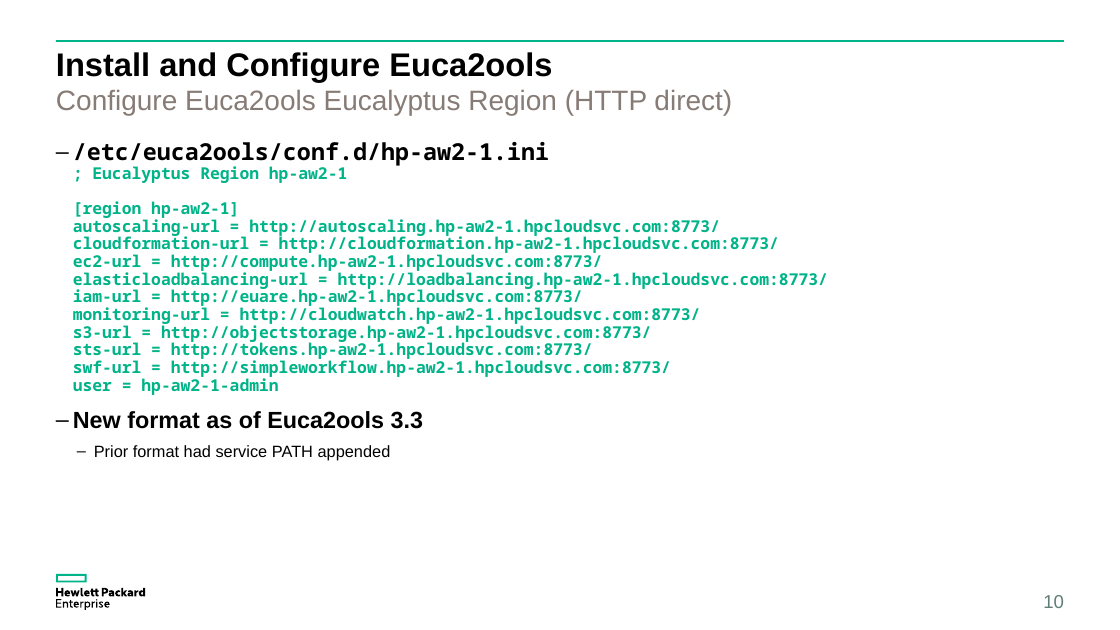
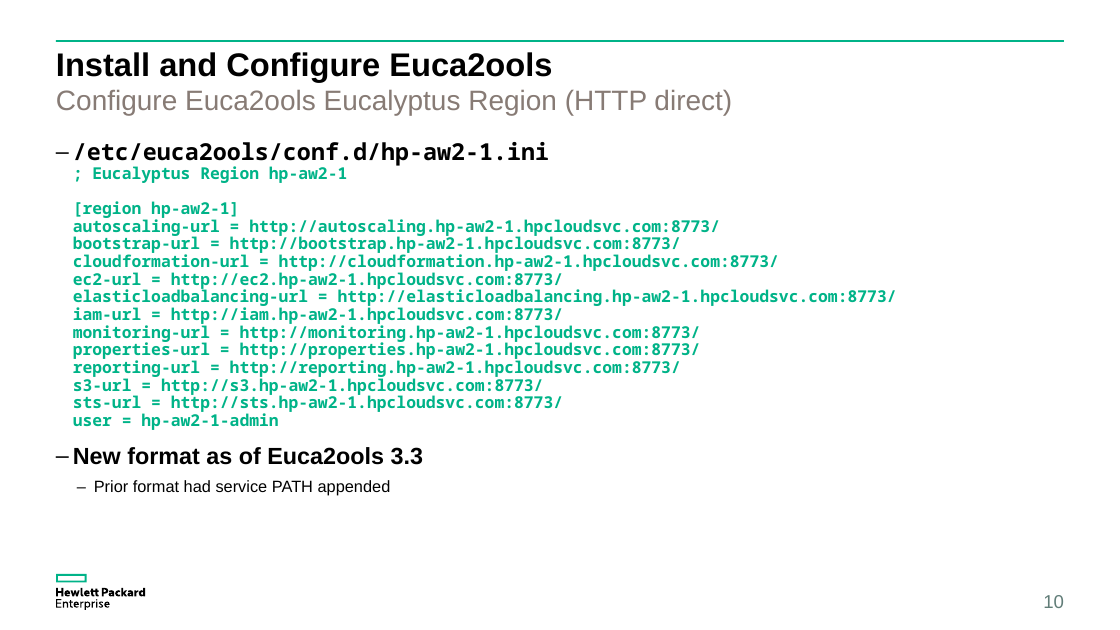
Before and after one commit to eucalyptus/euca-demo, a slide deck: slide 10 of demos/demo-90-configure-management-workstation/docs/demo-90-configure-management-workstation-long.pptx. Drawn at 1120x630 pixels with LibreOffice and Linux fonts; fonts in the diff are those of the drawing. Boxes give left, top, right and bottom in pixels: in the first picture for what was removed or moved away, otherwise in the second. Text is boxed around its words. In the diff, an @@ line names an element or a change of style, - is before the commit and + after.

```diff
--- a/demos/demo-90-configure-management-workstation/docs/demo-90-configure-management-workstation-long.pptx
+++ b/demos/demo-90-configure-management-workstation/docs/demo-90-configure-management-workstation-long.pptx
@@ text at <box>73,142,897,430</box>: text changed @@
-– /etc/euca2ools/conf.d/hp-aw2-1.ini
-  ; Eucalyptus Region hp-aw2-1
-  [region hp-aw2-1]
-  autoscaling-url = http://autoscaling.hp-aw2-1.hpcloudsvc.com:8773/
-  cloudformation-url = http://cloudformation.hp-aw2-1.hpcloudsvc.com:8773/
-  ec2-url = http://compute.hp-aw2-1.hpcloudsvc.com:8773/
-  elasticloadbalancing-url = http://loadbalancing.hp-aw2-1.hpcloudsvc.com:8773/
-  iam-url = http://euare.hp-aw2-1.hpcloudsvc.com:8773/
-  monitoring-url = http://cloudwatch.hp-aw2-1.hpcloudsvc.com:8773/
-  s3-url = http://objectstorage.hp-aw2-1.hpcloudsvc.com:8773/
-  sts-url = http://tokens.hp-aw2-1.hpcloudsvc.com:8773/
-  swf-url = http://simpleworkflow.hp-aw2-1.hpcloudsvc.com:8773/
-  user = hp-aw2-1-admin
+– /etc/euca2ools/conf.d/hp-aw2-1.ini
+  ; Eucalyptus Region hp-aw2-1
+  [region hp-aw2-1]
+  autoscaling-url = http://autoscaling.hp-aw2-1.hpcloudsvc.com:8773/
+  bootstrap-url = http://bootstrap.hp-aw2-1.hpcloudsvc.com:8773/
+  cloudformation-url = http://cloudformation.hp-aw2-1.hpcloudsvc.com:8773/
+  ec2-url = http://ec2.hp-aw2-1.hpcloudsvc.com:8773/
+  elasticloadbalancing-url = http://elasticloadbalancing.hp-aw2-1.hpcloudsvc.com:8773/
+  iam-url = http://iam.hp-aw2-1.hpcloudsvc.com:8773/
+  monitoring-url = http://monitoring.hp-aw2-1.hpcloudsvc.com:8773/
+  properties-url = http://properties.hp-aw2-1.hpcloudsvc.com:8773/
+  reporting-url = http://reporting.hp-aw2-1.hpcloudsvc.com:8773/
+  s3-url = http://s3.hp-aw2-1.hpcloudsvc.com:8773/
+  sts-url = http://sts.hp-aw2-1.hpcloudsvc.com:8773/
+  user = hp-aw2-1-admin
```
Also in this commit, not shown: 10 other slides changed, 4 other files.
